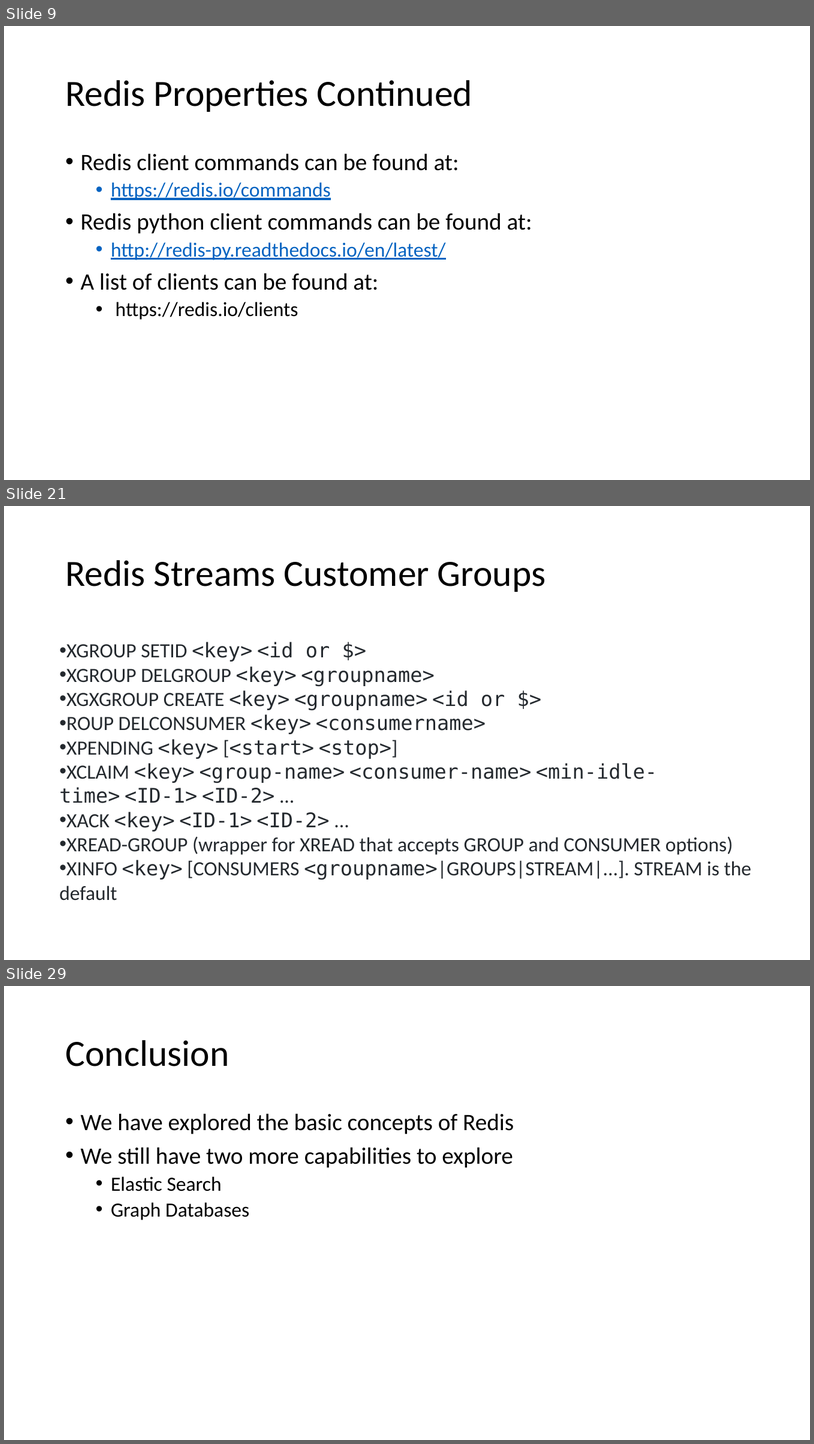
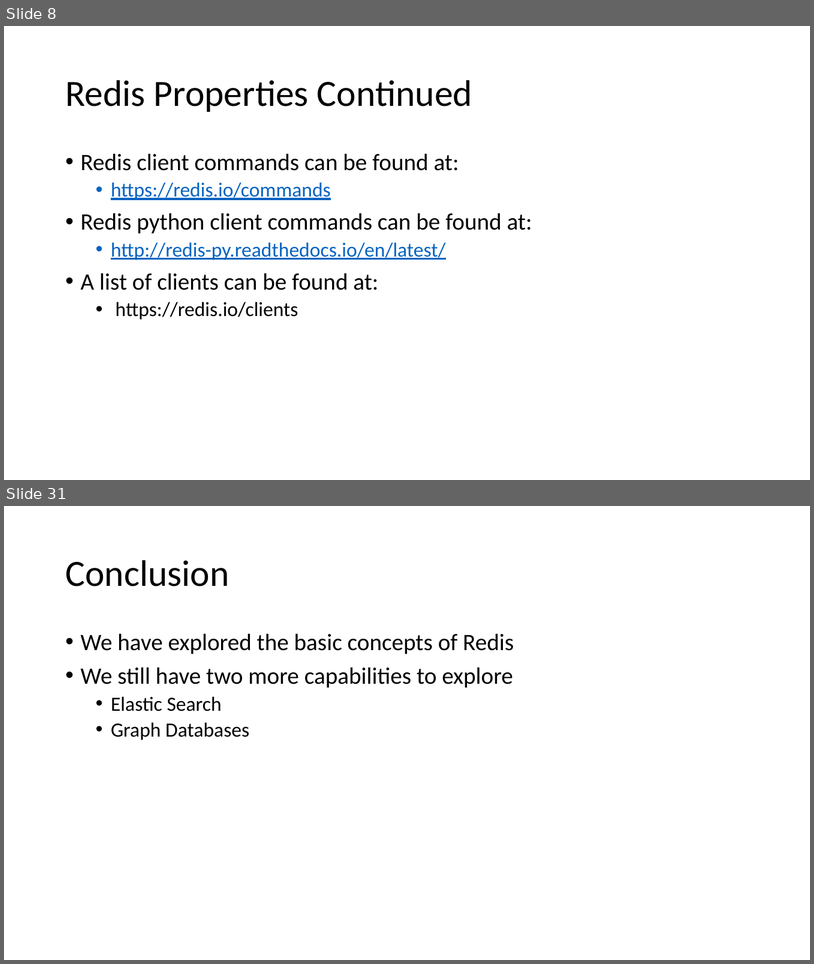
Before and after one commit to NanoDataCenter/nano_data_center, a slide deck: presentations/session_2/Redis Data Base.pptx. Shown one above the other, each under a label of ours: slides 9, 21 and 29 before the commit, slides 8 and 31 after it; the slides between them are not shown. The pictures are 814x1444 and 814x964 pixels, drawn with LibreOffice and Linux fonts; fonts in the diff are those of the drawing. Boxes give left, top, right and bottom in pixels: in the first picture for what was removed or moved away, otherwise in the second. Text is boxed around its words. In the diff, an @@ line names an element or a change of style, - is before the commit and + after.

```diff
--- a/presentations/session_2/Redis Data Base.pptx
+++ b/presentations/session_2/Redis Data Base.pptx
@@ slide 21 removed at (4, 506, 810, 960), background #FFFFFF @@
@@ title removed at (65, 560, 546, 592) @@
-Redis Streams Customer Groups
@@ text removed at (59, 642, 752, 900) @@
-• XGROUP SETID <key> <id or $>
-• XGROUP DELGROUP <key> <groupname>
-• XGXGROUP CREATE <key> <groupname> <id or $>
-• ROUP DELCONSUMER <key> <consumername>
-• XPENDING <key> [<start> <stop>]
-• XCLAIM <key> <group-name> <consumer-name> <min-idle-time> <ID-1> <ID-2> ...
-• XACK <key> <ID-1> <ID-2> ...
-• XREAD-GROUP (wrapper for XREAD that accepts GROUP and CONSUMER options)
-• XINFO <key> [CONSUMERS <groupname>|GROUPS|STREAM|...]. STREAM is the default
@@ what was slide 9 is now slide 8 @@
@@ what was slide 29 is now slide 31 @@
```
Also in this commit, not shown: 5 slides changed, 17 slides added, 14 other slides removed, 19 other files.
